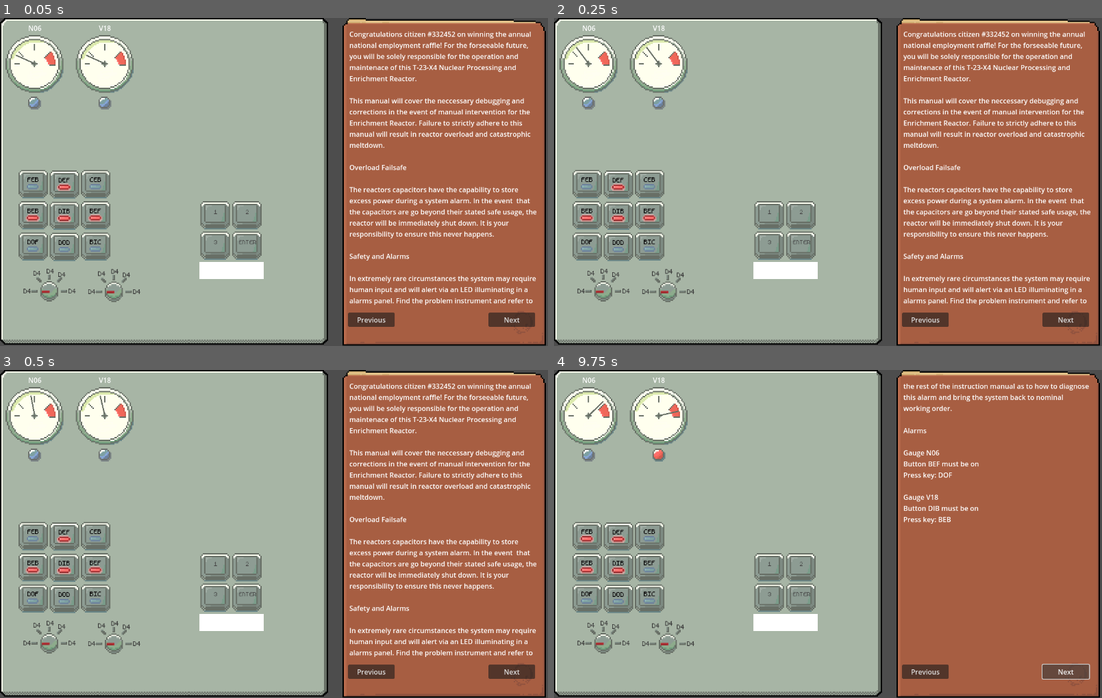
Above: before the commit, frames 1-4 (two rows, left to right).
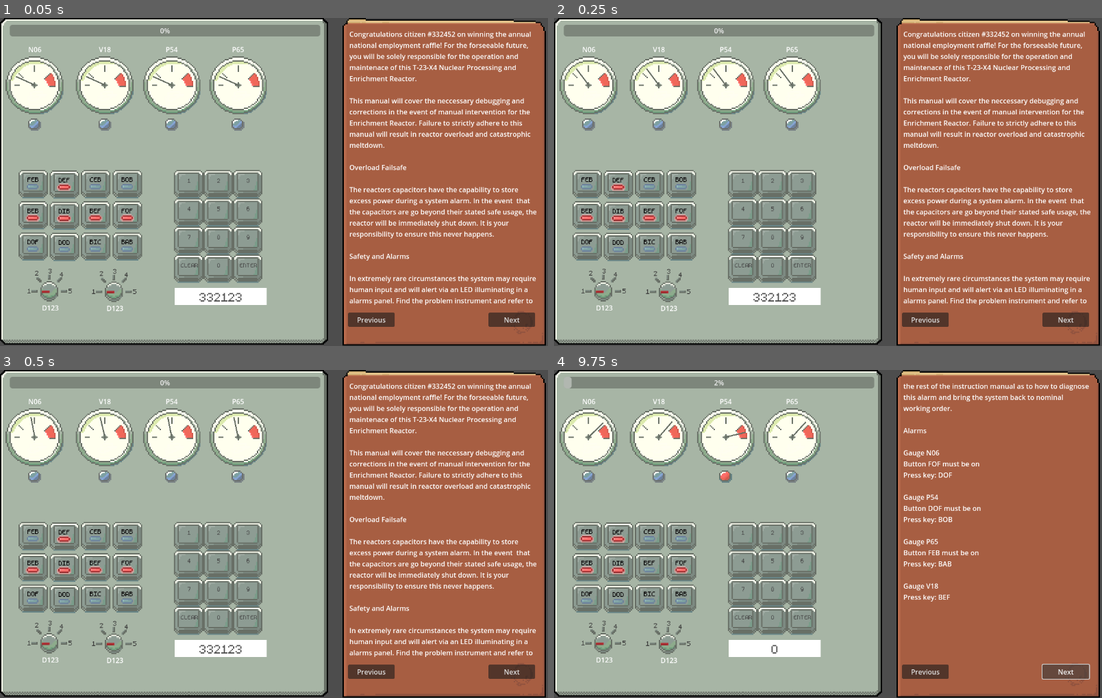
Above: after the commit, the same moments.

Repository: rmp135/GWJ-65
Game: Godot game, scene res://scenes/root.tscn
The game is run twice, just before and just after one commit, with the same random seed, the same clock (stepped at 60 frames per second) and the same inputs.
Inputs (mouse positions are in pixels of both pictures, inside the frame that each line leads up to):
- Up to frame 1 (0.05 s): no input
- Up to frame 2 (0.25 s): no input
- Up to frame 3 (0.5 s): no input
- Up to frame 4 (9.75 s): click (586, 537) at 0.52 s; click "3" at 1.25 s; click "1" at 2 s; click "2" at 2.75 s; click (740, 563) at 3.5 s, where only the run after the commit has a clickable "4"; click (773, 563) at 4.25 s, where only the run after the commit has a clickable "5"; click (800, 563) at 5 s, where only the run after the commit has a clickable "6"; click (740, 593) at 5.75 s, where only the run after the commit has a clickable "7"; click (773, 593) at 6.5 s, where only the run after the commit has a clickable "8"; click (800, 593) at 7.25 s, where only the run after the commit has a clickable "9"; click (740, 619) at 8 s, where only the run after the commit has a clickable "CLEAR"; click (773, 619) at 8.75 s, where only the run after the commit has a clickable "0"; click "Next" at 9.5 s

The runs differ from the first frame. In frame 1, 15% of the frame differs, in the area x 1-59%, y 2-90%; in frame 2, 15%; in frame 3, 15%; in frame 4, 16%, in the area x 1-78%, y 2-90%.

Commit message:
More controls. wip

Diff:
--- /dev/null
+++ b/classes/actionable.gd
@@ -0,0 +1,10 @@
+extends Node
+class_name Actionable
+
+signal action
+
+func _ready() -> void:
+	add_to_group("actionable")
+
+func get_action_value() -> String:
+	return ""
--- a/classes/fault.gd
+++ b/classes/fault.gd
@@ -16,7 +16,7 @@
 		faulting_node.resolve()
 
 func is_resolved() -> bool:
-	return indicators.reduce(func (b, a): return a && b.get_current_value() == b.get_random_value())
+	return indicators.map(func (b): return b.get_current_value() == b.get_random_value()).reduce(func (b, a): return a && b)
 
 func get_manual() -> String:
 	var lines: Array[String] = []
--- /dev/null
+++ b/scenes/ButtonLEDActionable.gd
@@ -0,0 +1,5 @@
+extends Actionable
+@onready var button_led: ButtonLED = $".."
+
+func get_action_value() -> String:
+	return button_led.text
--- a/scenes/Dial.gd
+++ b/scenes/Dial.gd
@@ -1,8 +1,15 @@
 extends Node2D
+class_name Dial
+
 @onready var dial_line: Sprite2D = $DialLine
+@onready var label_6: Label = $Label6
 
+var text: String = "D123"
 # between 0 and 4
 var index: int = 0
+
+func _ready() -> void:
+	label_6.text = text
 
 var value: String:
 	get: return str(index)
--- /dev/null
+++ b/scenes/DialIndicator.gd
@@ -0,0 +1,14 @@
+extends Indicator
+
+@onready var dial: Dial = $".."
+
+func get_current_value() -> String:
+	return str(dial.index)
+
+# gets a possible value for faults
+func get_random_value() -> String:
+	return "on"
+
+# gets the explanation text required in the manual
+func get_manual_text() -> String:
+	return "Dial {0} must be set to position {1}".format([dial.text, dial.index])
--- a/scenes/FaultManager.gd
+++ b/scenes/FaultManager.gd
@@ -3,6 +3,7 @@
 var faults: Array[Fault] = []
 @onready var fault_timer: Timer = $FaultTimer
 @export var manual : Manual
+@onready var progress_bar: ProgressBar = $"../ProgressBar"
 
 func _ready() -> void:
 	var faultables = get_tree().get_nodes_in_group("faultable")
@@ -33,10 +34,13 @@
 
 func _find_action_value() -> String:
 	var actionables = get_tree().get_nodes_in_group("actionable")
-	var a = actionables.pick_random()
-	if a.has_method("get_action_value"):
-		return a.get_action_value()
-	return ""
+	var a = actionables.pick_random() as Actionable
+	return a.get_action_value()
 
 func get_manual() -> String:
 	return "\n\n".join(faults.map(func (c): return c.get_manual()))
+
+
+func _on_fault_check_timer_timeout() -> void:
+	var faulting = faults.filter(func (a): return a.is_faulting).size() as float
+	progress_bar.value += faulting / 2
--- /dev/null
+++ b/scenes/NumpadActionable.gd
@@ -0,0 +1,5 @@
+extends Actionable
+@onready var output: Label = $"../Output"
+
+func get_action_value() -> String:
+	return output.text
--- a/scenes/button_led.gd
+++ b/scenes/button_led.gd
@@ -1,13 +1,12 @@
 extends Node2D
 class_name ButtonLED
-
-signal action
 
 @onready var red_led: Sprite2D = $Offset/RedLED
 @onready var blue_led: Sprite2D = $Offset/BlueLED
 @onready var label_2 = $Offset/Label2
 @onready var timer: Timer = $Timer
 @onready var offset: Node2D = $Offset
+@onready var actionable: Node = $Actionable
 
 @export var enabled: bool
 
@@ -34,7 +33,7 @@
 
 func _on_texture_button_pressed() -> void:
 	enabled = !enabled
-	action.emit(text)
+	actionable.action.emit(text)
 
 func _on_texture_button_2_button_down() -> void:
 	offset.position.y += 5
@@ -44,6 +43,3 @@
 	timer.wait_time = randf_range(30, 60)
 	timer.start()
 	offset.position.y -= 5
-
-func get_action_value() -> String:
-	return text
--- a/scenes/button_led.tscn
+++ b/scenes/button_led.tscn
@@ -1,9 +1,10 @@
-[gd_scene load_steps=10 format=3 uid="uid://c3p3nco4j15tj"]
+[gd_scene load_steps=11 format=3 uid="uid://c3p3nco4j15tj"]
 
 [ext_resource type="Script" path="res://scenes/button_led.gd" id="1_kcc8r"]
 [ext_resource type="FontFile" uid="uid://enfp4afuixsa" path="res://sprites/m5x7.ttf" id="2_156qn"]
 [ext_resource type="Script" path="res://scenes/ButtonLEDIndicator.gd" id="4_58lk6"]
 [ext_resource type="Texture2D" uid="uid://dh3mlfs6d0uyb" path="res://sprites/spritesheet.png" id="4_v3uum"]
+[ext_resource type="Script" path="res://scenes/ButtonLEDActionable.gd" id="5_qapvl"]
 
 [sub_resource type="AtlasTexture" id="AtlasTexture_xicft"]
 atlas = ExtResource("4_v3uum")
@@ -29,7 +30,7 @@
 outline_size = 1
 outline_color = Color(0.533333, 0.533333, 0.533333, 1)
 
-[node name="ButtonLED" type="Node2D" groups=["actionable"]]
+[node name="ButtonLED" type="Node2D"]
 script = ExtResource("1_kcc8r")
 
 [node name="Timer" type="Timer" parent="."]
@@ -64,6 +65,9 @@
 [node name="ButtonLEDIndicator" type="Node" parent="."]
 script = ExtResource("4_58lk6")
 
+[node name="Actionable" type="Node" parent="."]
+script = ExtResource("5_qapvl")
+
 [connection signal="timeout" from="Timer" to="." method="_on_timer_timeout"]
 [connection signal="button_down" from="TextureButton" to="." method="_on_texture_button_2_button_down"]
 [connection signal="button_up" from="TextureButton" to="." method="_on_texture_button_2_button_up"]
--- a/scenes/dial.tscn
+++ b/scenes/dial.tscn
@@ -1,8 +1,9 @@
-[gd_scene load_steps=7 format=3 uid="uid://cjnr1s5yd3jrj"]
+[gd_scene load_steps=8 format=3 uid="uid://cjnr1s5yd3jrj"]
 
 [ext_resource type="Script" path="res://scenes/Dial.gd" id="1_mvgfb"]
 [ext_resource type="Texture2D" uid="uid://dh3mlfs6d0uyb" path="res://sprites/spritesheet.png" id="2_7r1vm"]
 [ext_resource type="FontFile" uid="uid://enfp4afuixsa" path="res://sprites/m5x7.ttf" id="3_t2gv4"]
+[ext_resource type="Script" path="res://scenes/DialIndicator.gd" id="4_wytso"]
 
 [sub_resource type="AtlasTexture" id="AtlasTexture_has0h"]
 atlas = ExtResource("2_7r1vm")
@@ -37,7 +38,7 @@
 offset_top = 52.0
 offset_right = 39.0
 offset_bottom = 75.0
-text = "D4"
+text = "1"
 label_settings = SubResource("LabelSettings_toyge")
 horizontal_alignment = 2
 
@@ -46,7 +47,7 @@
 offset_top = 10.0
 offset_right = 73.0
 offset_bottom = 33.0
-text = "D4"
+text = "2"
 label_settings = SubResource("LabelSettings_toyge")
 horizontal_alignment = 1
 
@@ -55,7 +56,7 @@
 offset_top = 1.0
 offset_right = 104.0
 offset_bottom = 24.0
-text = "D4"
+text = "3"
 label_settings = SubResource("LabelSettings_toyge")
 horizontal_alignment = 1
 vertical_alignment = 2
@@ -65,7 +66,7 @@
 offset_top = 13.0
 offset_right = 131.0
 offset_bottom = 36.0
-text = "D4"
+text = "4"
 label_settings = SubResource("LabelSettings_toyge")
 horizontal_alignment = 1
 
@@ -74,7 +75,18 @@
 offset_top = 52.0
 offset_right = 166.0
 offset_bottom = 75.0
-text = "D4"
+text = "5"
 label_settings = SubResource("LabelSettings_toyge")
 
+[node name="Indicator" type="Node" parent="."]
+script = ExtResource("4_wytso")
+
+[node name="Label6" type="Label" parent="."]
+offset_left = 37.0
+offset_top = 90.0
+offset_right = 131.0
+offset_bottom = 113.0
+text = "D123"
+horizontal_alignment = 1
+
 [connection signal="pressed" from="TextureButton" to="." method="_on_texture_button_pressed"]
--- /dev/null
+++ b/scenes/numpad.gd
@@ -0,0 +1,19 @@
+extends Node2D
+
+@onready var output: Label = $Output
+@onready var actionable: Node = $Actionable
+
+func _ready() -> void:
+	var children : Array[Node] = get_children()
+	for c in children.filter(func(c): return c.has_signal("press")):
+		c.connect("press", _on__press)
+
+func _on__press(value: String) -> void:
+	if value == 'CLEAR':
+		output.text = ""
+	elif value == 'ENTER':
+		actionable.action.emit(output.text)
+		output.text = ""
+		pass
+	elif output.text.length() < 4:
+		output.text += value
--- /dev/null
+++ b/scenes/numpad.tscn
@@ -0,0 +1,102 @@
+[gd_scene load_steps=6 format=3 uid="uid://mbhtsefeaj2g"]
+
+[ext_resource type="Script" path="res://scenes/numpad.gd" id="1_fcu7m"]
+[ext_resource type="PackedScene" uid="uid://114trb5kklu0" path="res://scenes/numpad_number.tscn" id="2_oaqjr"]
+[ext_resource type="FontFile" uid="uid://enfp4afuixsa" path="res://sprites/m5x7.ttf" id="2_s0k1r"]
+[ext_resource type="Script" path="res://scenes/NumpadActionable.gd" id="5_4iim5"]
+
+[sub_resource type="LabelSettings" id="LabelSettings_73kfd"]
+font = ExtResource("2_s0k1r")
+font_size = 45
+font_color = Color(0.305882, 0.305882, 0.305882, 1)
+
+[node name="Numpad" type="Node2D"]
+script = ExtResource("1_fcu7m")
+
+[node name="1" parent="." instance=ExtResource("2_oaqjr")]
+text = "1"
+
+[node name="2" parent="." instance=ExtResource("2_oaqjr")]
+offset_left = 71.0
+offset_right = 140.0
+text = "2"
+
+[node name="3" parent="." instance=ExtResource("2_oaqjr")]
+offset_left = 140.0
+offset_right = 209.0
+text = "3"
+
+[node name="4" parent="." instance=ExtResource("2_oaqjr")]
+offset_top = 66.0
+offset_bottom = 132.0
+text = "4"
+
+[node name="5" parent="." instance=ExtResource("2_oaqjr")]
+offset_left = 71.0
+offset_top = 66.0
+offset_right = 140.0
+offset_bottom = 132.0
+text = "5"
+
+[node name="6" parent="." instance=ExtResource("2_oaqjr")]
+offset_left = 140.0
+offset_top = 66.0
+offset_right = 209.0
+offset_bottom = 132.0
+text = "6"
+
+[node name="7" parent="." instance=ExtResource("2_oaqjr")]
+offset_top = 132.0
+offset_bottom = 198.0
+text = "7"
+
+[node name="8" parent="." instance=ExtResource("2_oaqjr")]
+offset_left = 71.0
+offset_top = 132.0
+offset_right = 140.0
+offset_bottom = 198.0
+text = "8"
+
+[node name="9" parent="." instance=ExtResource("2_oaqjr")]
+offset_left = 140.0
+offset_top = 132.0
+offset_right = 209.0
+offset_bottom = 198.0
+text = "9"
+
+[node name="CLEAR" parent="." instance=ExtResource("2_oaqjr")]
+offset_top = 198.0
+offset_bottom = 264.0
+text = "CLEAR"
+
+[node name="0" parent="." instance=ExtResource("2_oaqjr")]
+offset_left = 71.0
+offset_top = 198.0
+offset_right = 140.0
+offset_bottom = 264.0
+text = "0"
+
+[node name="ENTER" parent="." instance=ExtResource("2_oaqjr")]
+offset_left = 140.0
+offset_top = 198.0
+offset_right = 209.0
+offset_bottom = 264.0
+text = "ENTER"
+
+[node name="ColorRect" type="ColorRect" parent="."]
+offset_left = 4.0
+offset_top = 276.0
+offset_right = 219.0
+offset_bottom = 316.0
+
+[node name="Output" type="Label" parent="."]
+offset_left = 9.0
+offset_top = 278.0
+offset_right = 217.0
+offset_bottom = 314.0
+text = "332123"
+label_settings = SubResource("LabelSettings_73kfd")
+horizontal_alignment = 1
+
+[node name="Actionable" type="Node" parent="."]
+script = ExtResource("5_4iim5")
--- /dev/null
+++ b/scenes/numpad_number.gd
@@ -0,0 +1,13 @@
+@tool
+extends TextureButton
+signal press
+
+@onready var label: Label = $Label
+
+@export var text: String
+
+func _ready() -> void:
+	label.text = text
+
+func _on_pressed() -> void:
+	press.emit(label.text)
--- /dev/null
+++ b/scenes/numpad_number.tscn
@@ -0,0 +1,38 @@
+[gd_scene load_steps=7 format=3 uid="uid://114trb5kklu0"]
+
+[ext_resource type="Texture2D" uid="uid://dh3mlfs6d0uyb" path="res://sprites/spritesheet.png" id="1_3insr"]
+[ext_resource type="Script" path="res://scenes/numpad_number.gd" id="2_sq4dd"]
+[ext_resource type="FontFile" uid="uid://enfp4afuixsa" path="res://sprites/m5x7.ttf" id="3_5s1j3"]
+
+[sub_resource type="AtlasTexture" id="AtlasTexture_s1nmo"]
+atlas = ExtResource("1_3insr")
+region = Rect2(168, 150, 69, 66)
+
+[sub_resource type="AtlasTexture" id="AtlasTexture_wn1iq"]
+atlas = ExtResource("1_3insr")
+region = Rect2(240, 150, 69, 66)
+
+[sub_resource type="LabelSettings" id="LabelSettings_a304f"]
+font = ExtResource("3_5s1j3")
+font_size = 22
+font_color = Color(0.270588, 0.270588, 0.270588, 1)
+
+[node name="1" type="TextureButton"]
+offset_left = 2.0
+offset_right = 71.0
+offset_bottom = 66.0
+texture_normal = SubResource("AtlasTexture_s1nmo")
+texture_pressed = SubResource("AtlasTexture_wn1iq")
+script = ExtResource("2_sq4dd")
+
+[node name="Label" type="Label" parent="."]
+layout_mode = 0
+offset_left = 14.0
+offset_top = 15.0
+offset_right = 59.0
+offset_bottom = 38.0
+text = "1"
+label_settings = SubResource("LabelSettings_a304f")
+horizontal_alignment = 1
+
+[connection signal="pressed" from="." to="." method="_on_pressed"]
--- a/scenes/root.tscn
+++ b/scenes/root.tscn
@@ -6,24 +6,11 @@
 [ext_resource type="PackedScene" uid="uid://dfdc8m4o3u2j4" path="res://scenes/manual.tscn" id="3_dsrae"]
 [ext_resource type="PackedScene" uid="uid://dbqnwg310e52t" path="res://scenes/gauge.tscn" id="4_n6vnv"]
 [ext_resource type="PackedScene" uid="uid://cjnr1s5yd3jrj" path="res://scenes/dial.tscn" id="6_gwqmf"]
-[ext_resource type="FontFile" uid="uid://enfp4afuixsa" path="res://sprites/m5x7.ttf" id="6_x2cfr"]
+[ext_resource type="PackedScene" uid="uid://mbhtsefeaj2g" path="res://scenes/numpad.tscn" id="7_swmsy"]
 
 [sub_resource type="AtlasTexture" id="AtlasTexture_dluik"]
 atlas = ExtResource("1_2oaot")
 region = Rect2(0, 0, 240, 147)
-
-[sub_resource type="AtlasTexture" id="AtlasTexture_s1nmo"]
-atlas = ExtResource("1_2oaot")
-region = Rect2(168, 150, 69, 66)
-
-[sub_resource type="AtlasTexture" id="AtlasTexture_wn1iq"]
-atlas = ExtResource("1_2oaot")
-region = Rect2(240, 150, 69, 66)
-
-[sub_resource type="LabelSettings" id="LabelSettings_a304f"]
-font = ExtResource("6_x2cfr")
-font_size = 22
-font_color = Color(0.270588, 0.270588, 0.270588, 1)
 
 [node name="Root" type="Node2D"]
 
@@ -68,14 +55,29 @@
 [node name="ButtonLED9" parent="Node2D" instance=ExtResource("1_snc5b")]
 position = Vector2(159, 146)
 
+[node name="ButtonLED10" parent="Node2D" instance=ExtResource("1_snc5b")]
+position = Vector2(233, 0)
+
+[node name="ButtonLED11" parent="Node2D" instance=ExtResource("1_snc5b")]
+position = Vector2(233, 73)
+
+[node name="ButtonLED12" parent="Node2D" instance=ExtResource("1_snc5b")]
+position = Vector2(233, 146)
+
 [node name="Manual" parent="." instance=ExtResource("3_dsrae")]
 position = Vector2(800, 0)
 
 [node name="Gauge" parent="." instance=ExtResource("4_n6vnv")]
-position = Vector2(81, 79)
+position = Vector2(81, 129)
+
+[node name="Gauge3" parent="." instance=ExtResource("4_n6vnv")]
+position = Vector2(401, 129)
+
+[node name="Gauge4" parent="." instance=ExtResource("4_n6vnv")]
+position = Vector2(556, 129)
 
 [node name="Gauge2" parent="." instance=ExtResource("4_n6vnv")]
-position = Vector2(245, 79)
+position = Vector2(245, 129)
 
 [node name="FaultManager" type="Node" parent="." node_paths=PackedStringArray("manual")]
 script = ExtResource("1_wbqnj")
@@ -85,90 +87,23 @@
 wait_time = 5.0
 autostart = true
 
+[node name="FaultCheckTimer" type="Timer" parent="FaultManager"]
+autostart = true
+
 [node name="Dial" parent="." instance=ExtResource("6_gwqmf")]
 position = Vector2(34, 577)
 
 [node name="Dial2" parent="." instance=ExtResource("6_gwqmf")]
 position = Vector2(185, 578)
 
-[node name="Numpad" type="Node2D" parent="."]
+[node name="Numpad" parent="." instance=ExtResource("7_swmsy")]
+position = Vector2(404, 356)
 
-[node name="EnterButton" type="TextureButton" parent="Numpad"]
-offset_left = 468.0
-offset_top = 500.0
-offset_right = 537.0
-offset_bottom = 566.0
-texture_normal = SubResource("AtlasTexture_s1nmo")
-texture_pressed = SubResource("AtlasTexture_wn1iq")
-
-[node name="Label" type="Label" parent="Numpad/EnterButton"]
-layout_mode = 0
-offset_left = 14.0
-offset_top = 15.0
-offset_right = 59.0
-offset_bottom = 38.0
-text = "3"
-label_settings = SubResource("LabelSettings_a304f")
-horizontal_alignment = 1
-
-[node name="EnterButton3" type="TextureButton" parent="Numpad"]
-offset_left = 468.0
-offset_top = 429.0
-offset_right = 537.0
-offset_bottom = 495.0
-texture_normal = SubResource("AtlasTexture_s1nmo")
-texture_pressed = SubResource("AtlasTexture_wn1iq")
-
-[node name="Label" type="Label" parent="Numpad/EnterButton3"]
-layout_mode = 0
-offset_left = 14.0
-offset_top = 15.0
-offset_right = 59.0
-offset_bottom = 38.0
-text = "1"
-label_settings = SubResource("LabelSettings_a304f")
-horizontal_alignment = 1
-
-[node name="EnterButton4" type="TextureButton" parent="Numpad"]
-offset_left = 542.0
-offset_top = 429.0
-offset_right = 611.0
-offset_bottom = 495.0
-texture_normal = SubResource("AtlasTexture_s1nmo")
-texture_pressed = SubResource("AtlasTexture_wn1iq")
-
-[node name="Label" type="Label" parent="Numpad/EnterButton4"]
-layout_mode = 0
-offset_left = 14.0
-offset_top = 15.0
-offset_right = 59.0
-offset_bottom = 38.0
-text = "2"
-label_settings = SubResource("LabelSettings_a304f")
-horizontal_alignment = 1
-
-[node name="EnterButton2" type="TextureButton" parent="Numpad"]
-offset_left = 542.0
-offset_top = 500.0
-offset_right = 611.0
-offset_bottom = 566.0
-texture_normal = SubResource("AtlasTexture_s1nmo")
-texture_pressed = SubResource("AtlasTexture_wn1iq")
-
-[node name="Label" type="Label" parent="Numpad/EnterButton2"]
-layout_mode = 0
-offset_left = 14.0
-offset_top = 15.0
-offset_right = 59.0
-offset_bottom = 38.0
-text = "ENTER"
-label_settings = SubResource("LabelSettings_a304f")
-horizontal_alignment = 1
-
-[node name="ColorRect" type="ColorRect" parent="Numpad"]
-offset_left = 466.0
-offset_top = 571.0
-offset_right = 616.0
-offset_bottom = 611.0
+[node name="ProgressBar" type="ProgressBar" parent="."]
+offset_left = 23.0
+offset_top = 16.0
+offset_right = 748.0
+offset_bottom = 43.0
 
 [connection signal="timeout" from="FaultManager/FaultTimer" to="FaultManager" method="_on_trigger"]
+[connection signal="timeout" from="FaultManager/FaultCheckTimer" to="FaultManager" method="_on_fault_check_timer_timeout"]
Not shown: 1 places in scenes/root.tscn that only renumber resources
